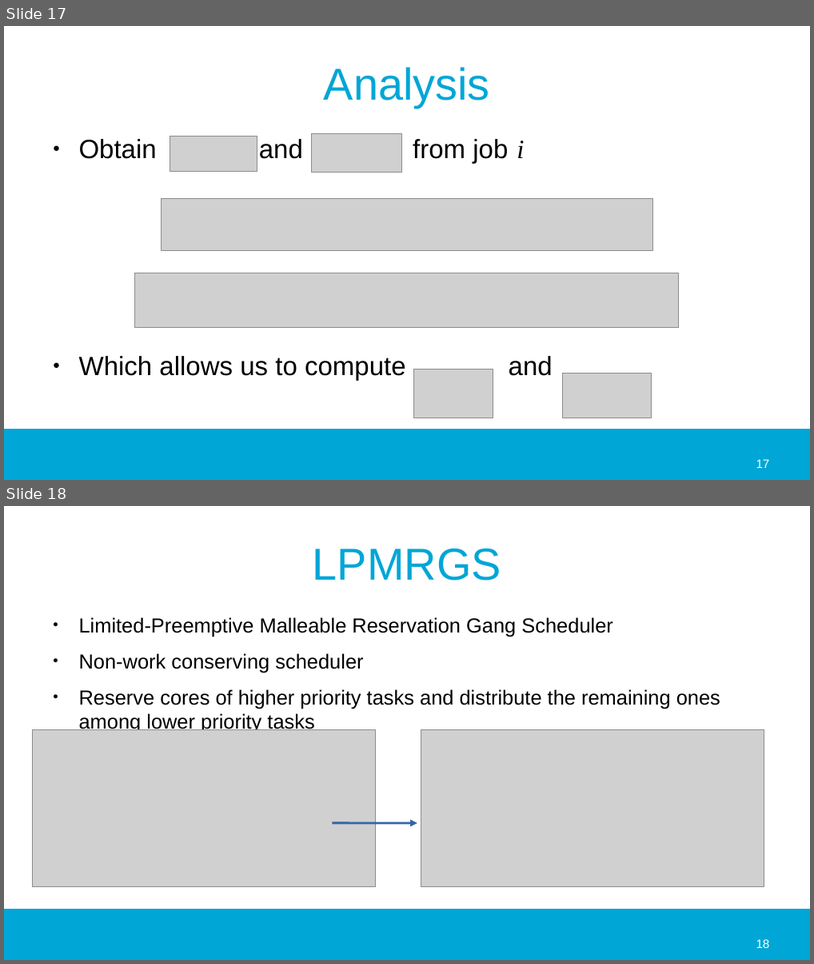
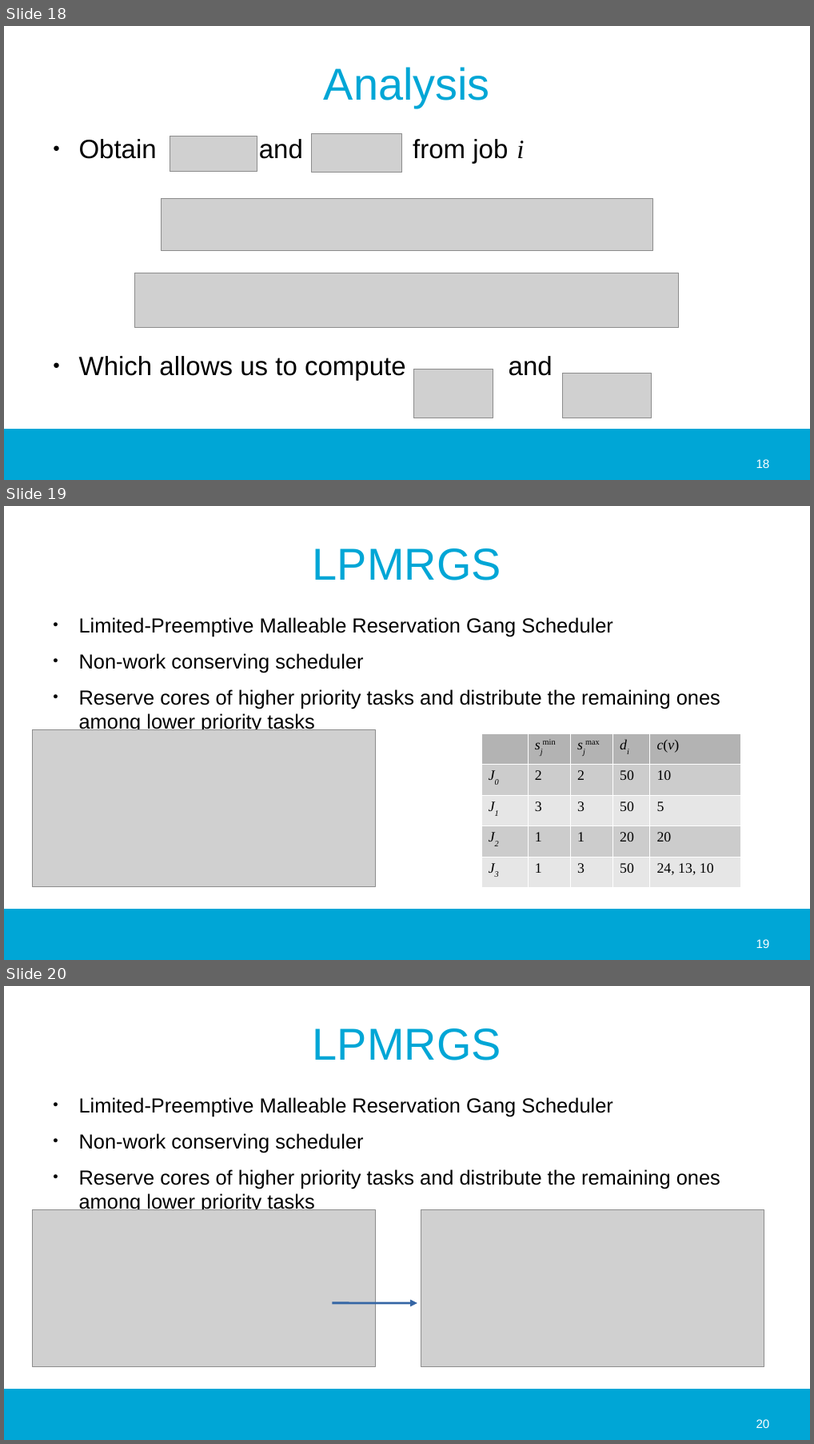
Before and after one commit to jmigual/APATeoria, a slide deck: Notes/TFM_presentations/2020_02_24_v2/2020_02_24_v2.odp. Shown one above the other, each under a label of ours: slides 17 and 18 before the commit, slides 18, 19 and 20 after it. The pictures are 814x964 and 814x1444 pixels, drawn with LibreOffice and Linux fonts; fonts in the diff are those of the drawing; grey boxes stand for pictures; background and template pictures are left out. Boxes give left, top, right and bottom in pixels: in the first picture for what was removed or moved away, otherwise in the second. Text is boxed around its words. In the diff, an @@ line names an element or a change of style, - is before the commit and + after.

```diff
--- a/Notes/TFM_presentations/2020_02_24_v2/2020_02_24_v2.odp
+++ b/Notes/TFM_presentations/2020_02_24_v2/2020_02_24_v2.odp
@@ slide 19 added at [4, 506, 810, 960], background #FFFFFF; not listed: 1 template element that a slide beside it also shows @@
@@ title added at [313, 548, 502, 580], 44 pt, text #00A6D6 @@
+LPMRGS
@@ text added at [79, 617, 721, 733], 20 pt, text #000000 @@
+● Limited-Preemptive Malleable Reservation Gang Scheduler
+● Non-work conserving scheduler
+● Reserve cores of higher priority tasks and distribute the remaining ones among lower priority tasks
@@ picture added at [33, 730, 376, 887] @@
@@ table added at [482, 733, 742, 888], 5 rows, 5 columns @@
+ | sjmin | sjmax | di | c(v)
+J0 | 2 | 2 | 50 | 10
+J1 | 3 | 3 | 50 | 5
+J2 | 1 | 1 | 20 | 20
+J3 | 1 | 3 | 50 | 24, 13, 10
@@ page number added at [757, 939, 770, 948], 12 pt, text #FFFFFF @@
+19
@@ what was slide 17 is now slide 18 @@
@@ page number at [757, 459, 770, 468]: text changed @@
-17
+18
@@ what was slide 18 is now slide 20 @@
@@ page number at [757, 1419, 770, 1428]: text changed @@
-18
+20
```
Also in this commit, not shown: 1 other slide added, 6 other files.
